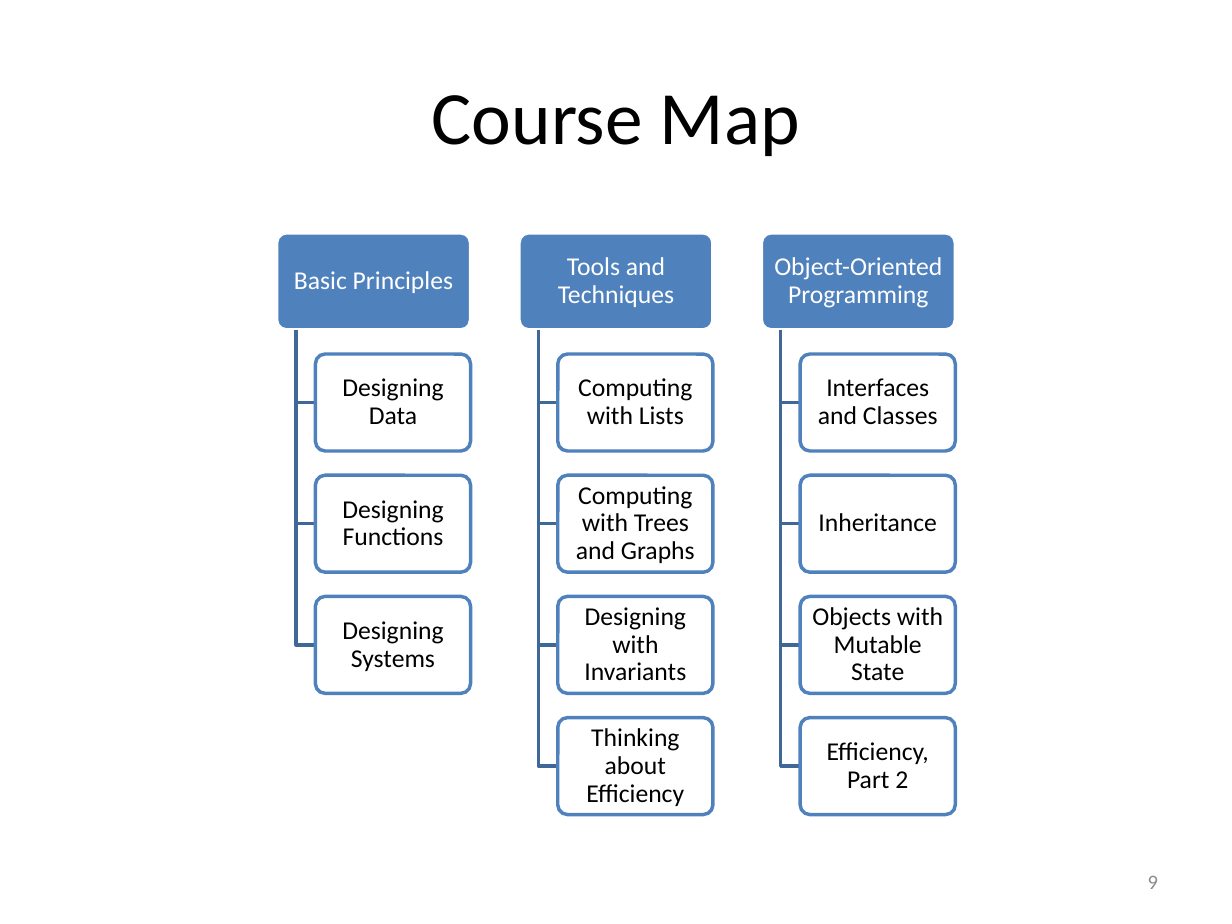
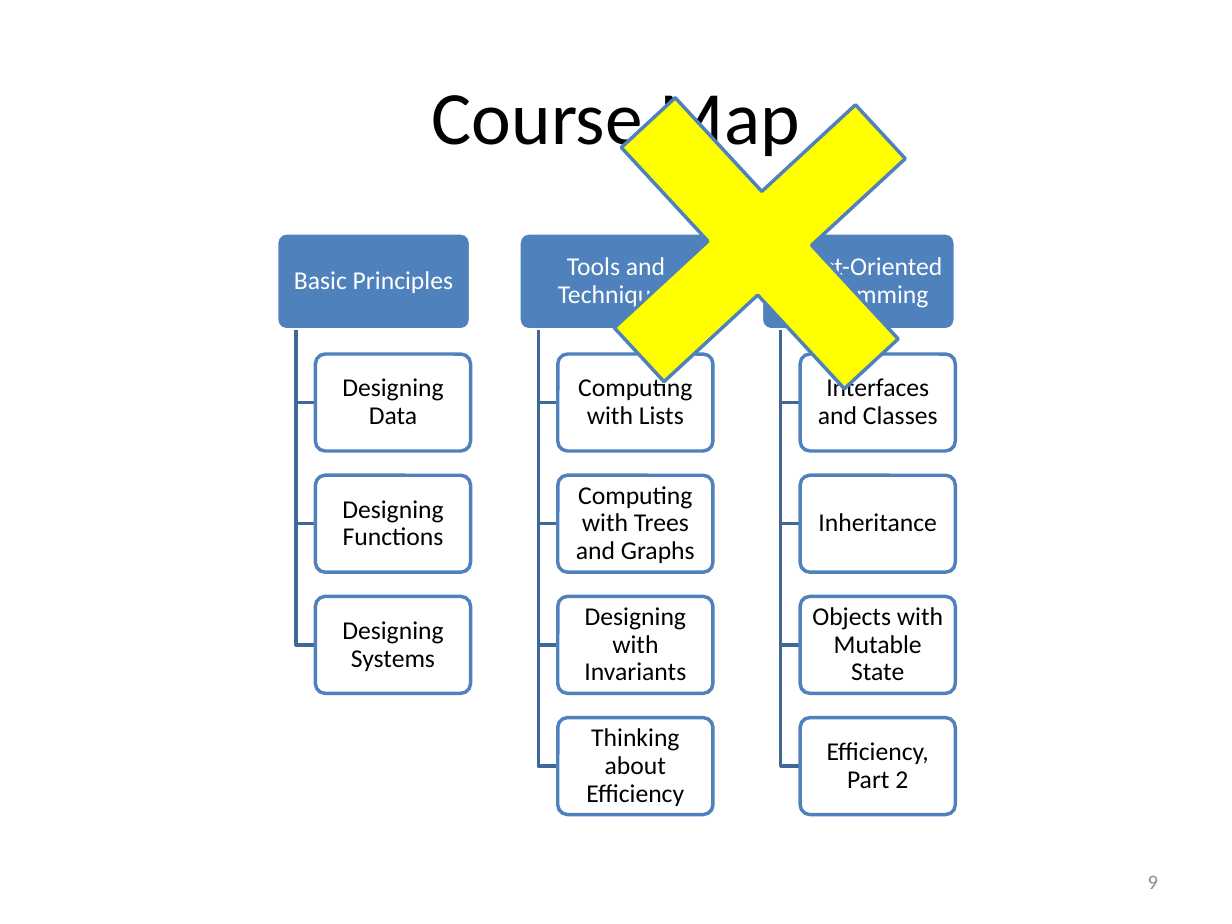
Before and after one commit to mwand/cs5010f17, a slide deck: slide 9 of Slides/Common Slides for CS 5010.pptx. Drawn at 1232x924 pixels with LibreOffice and Linux fonts; fonts in the diff are those of the drawing. Boxes give left, top, right and bottom in pixels: in the first picture for what was removed or moved away, otherwise in the second. Text is boxed around its words. In the diff, an @@ line names an element or a change of style, - is before the commit and + after.

Commit message:
updated course map

```diff
--- a/Slides/Common Slides for CS 5010.pptx
+++ b/Slides/Common Slides for CS 5010.pptx
@@ plus added at bbox=[527, 11, 992, 476], fill #FFFF00, outline #4F81BD 2 pt @@
```
Also in this commit, not shown: 1 slide added.
